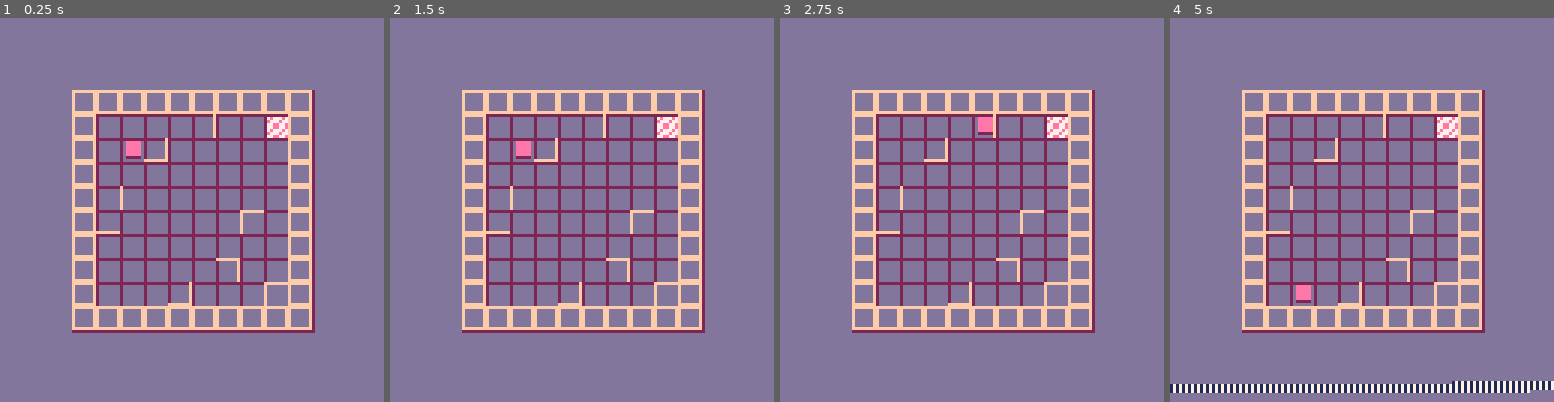
Above: before the commit, frames 1-4 (left to right).
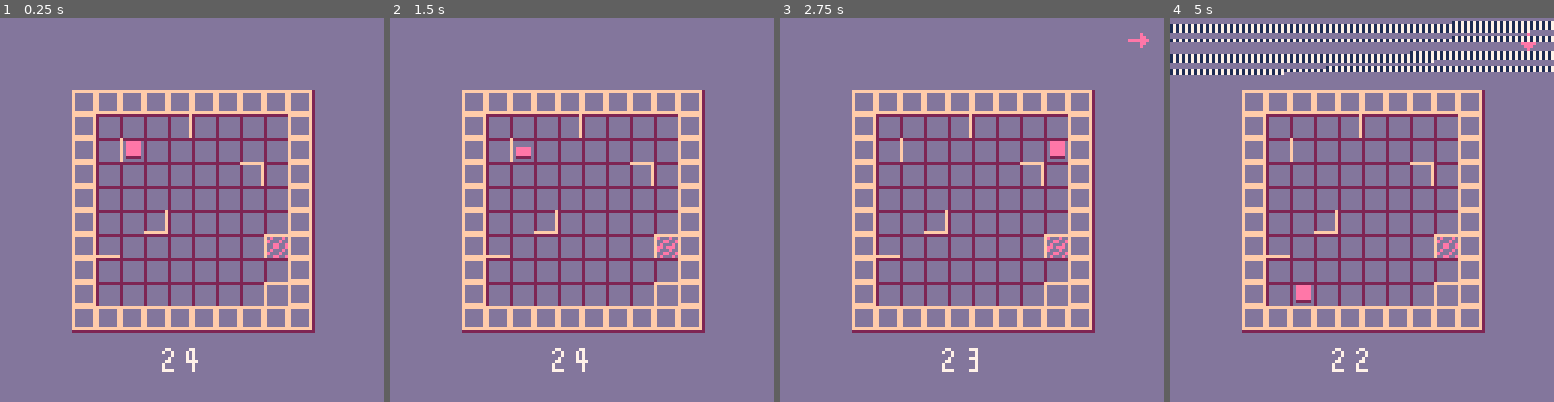
Above: after the commit, the same moments.

Repository: danslocombe/ld45
Game: PICO-8 cartridge robots.p8
Two runs of this game, one before a commit and one after it. Both use one fixed random seed, a clock stepped at 60 frames per second and the inputs below.
Inputs:
- Up to frame 1 (0.25 s): no input
- Up to frame 2 (1.5 s): tap X (X key) at 0.33, 1.07 s; tap O (Z key) at 0.7 s
- Up to frame 3 (2.75 s): hold Right 1.6-2.1 s; tap O (Z key) at 1.7, 2.1, 2.5 s; tap X (X key) at 1.85 s; hold Up 2.15-2.42 s; hold Right from 2.47 s (still down)
- Up to frame 4 (5 s): tap O (Z key) every 0.4 s from 2.9 to 4.9 s; tap X (X key) at 2.97, 4.08 s; release Right at 3.03 s; hold Left 3.08-3.58 s; hold Down 3.63-3.97 s; hold Right 4.02-4.68 s; hold Up from 4.73 s (still down)

The runs differ from the first frame. In frame 1, 1.5% of the frame differs, in the area x 25-75%, y 25-93%; in frame 2, 1.6%; in frame 3, 2.0%; in frame 4, 11%, in the area x 0-100%, y 0-98%.

Commit message:
Working game

Diff:
--- a/robots.p8
+++ b/robots.p8
@@ -25,25 +25,27 @@
 flags_border_bottom = 0x08
 flags_border_all = bor(flags_border_left, bor(flags_border_right, bor(flags_border_top, flags_border_bottom)))
 
-unlock_robot = 0
-unlock_tile = 1
+unlock_none = 0
+unlock_robot = 1
+unlock_tile = 2
 
 robot_cols = {
   14,
   12,
-  11,
+  9,
+  6,
 }
 
 unlock_pattern = {
   unlock_robot,
   unlock_tile,
+  --unlock_tile,
   unlock_robot,
-  unlock_tile,
-  unlock_tile,
+  --unlock_tile,
+  --unlock_tile,
   unlock_robot,
-  unlock_tile,
-  unlock_tile,
-  unlock_robot,
+  --unlock_tile,
+  --unlock_tile,
 }
 
 -- tile chars:
@@ -62,6 +64,42 @@
 .   3   1.
 ..........
 ]],
+[[
+..........
+.   r    .
+. 0      .
+.      2 .
+.        .
+.  3     .
+.b      1.
+.        .
+.       1.
+..........
+]],
+[[
+..........
+. r      .
+.    1   .
+. 2      .
+.      3 .
+.        .
+.        .
+.t  0    .
+.       1.
+..........
+]],
+[[
+..........
+. r      .
+.    2   .
+.        .
+. 0      .
+.        .
+.b    1  .
+.   3    .
+.       1.
+..........
+]],
 }
 
 function reset()
@@ -71,13 +109,12 @@
   cur_state = {
     t = 0,
     robots = {
-      create_robot(2, 2, 1, 14),
-      --create_robot(5, 5, 2, 12),
-      --create_robot(6, 8, 3, 11),
+      create_robot(2, 2, 1, robot_cols[1]),
     },
   }
 
   history = {}
+  actions = {}
 
   target_x = 1
   target_y = 1
@@ -90,11 +127,26 @@
   should_gotonext = false
   rewind_t = 0
   rewind_t_max = 6
+
+  draw_scale = 8
+  draw_xoffset = 3
+  draw_yoffset = 3
+  target_draw_scale = 8
+  target_draw_xoffset = 3
+  target_draw_yoffset = 3
+
+  bgsize_x = 10
+  bgsize_y = 10
+
+  turns_left_max = 24
+  turns_left = turns_left_max
+  turns_left_t_max = 240
+  turns_left_t = turns_left_t_max
 end
 
 function _init()
   reset()
-  load_tile(0, 0, tiles[1])
+  load_tile(0, 0, tiles[1 + flr(rnd(#tiles))])
   local target_robot = 1 -- + flr(rnd(3))
   generate_target(target_robot)
 
@@ -103,14 +155,8 @@
 end
 
 function _update60()
-  --if t % 4 == 0 then
-    --print_debug(stat(7))
-  --end
-
-  t += 1
-  if rewind_t > 0 then
-    rewind_t -= 1
-  end
+
+  tick_vars()
 
   for i,o in pairs(drawables) do
     o.tick(o)
@@ -159,6 +205,8 @@
     if #history > 0 then
       cur_state = history[#history]
       del(history, cur_state)
+      local action = actions[#actions]
+      del(actions, action)
       rewind_t = rewind_t_max
       sfx(4)
     end
@@ -170,10 +218,17 @@
     sfx(3)
   end
 
-  if ndir != none and rewind_t <= 0 then
+  local tt = turns_left - cur_state.t
+  if ndir != none and rewind_t <= 0 and tt > 0 then
     -- setup next move --
 
-    sfx(1)
+    -- alert on low numbers of moves left
+    if tt <= 5 then
+      sfx(6)
+    else
+      sfx(1)
+    end
+
     local old_state = cur_state
     cur_state = move_robot(ndir, selected_rid, cur_state)
 
@@ -210,6 +265,7 @@
 
     -- todo only add to history if states are different
     add(history, old_state)
+    add(actions, {rid = selected_rid, dir = ndir})
 
     -- check goal
     if new_robot.id == target_rid then
@@ -218,6 +274,36 @@
         -- delay next level until animation finishes
         should_gotonext = true
       end
+    end
+  end
+end
+
+function tick_vars()
+  t += 1
+
+  if rewind_t > 0 then
+    rewind_t -= 1
+  end
+
+  draw_scale = ease_epsilon(draw_scale, target_draw_scale, 10)
+  draw_xoffset = ease_epsilon(draw_xoffset, target_draw_xoffset, 10)
+  draw_yoffset = ease_epsilon(draw_yoffset, target_draw_yoffset, 10)
+
+  if turns_left_t > 0 then
+    turns_left_t -= 1
+  else
+    turns_left_t = turns_left_t_max
+    turns_left -= 1
+
+    local tt = turns_left - cur_state.t
+    if tt <= 0 then
+      _init()
+    elseif tt <= 5 then
+      sfx(6)
+    elseif turns_left < 10 then
+      sfx(5)
+    elseif turns_left < 16 then
+      sfx(7)
     end
   end
 end
@@ -227,14 +313,35 @@
   level += 1
   local unlock = unlock_pattern[level]
   if unlock == unlock_robot then
-      local rx = 2
-      local ry = 2
-      local rid = #cur_state.robots + 1
-      add(cur_state.robots, create_robot(rx, ry, rid, robot_cols[rid]))
+    local rx = flr(rnd(bgsize_x))
+    local ry = flr(rnd(bgsize_y))
+    local rid = #cur_state.robots + 1
+    while not place_free(rx, ry, cur_state) or enclosed_grid(rx, ry) do
+      rx = flr(rnd(bgsize_x))
+      ry = flr(rnd(bgsize_y))
+    end
+    add(cur_state.robots, create_robot(rx, ry, rid, robot_cols[rid]))
+  elseif unlock == unlock_tile then
+    load_tile(9, 0, tiles[1 + flr(rnd(#tiles))])
+    -- remove right side
+    for i,o in pairs(grid) do
+      if o.x == 9 and o.y > 0 and o.y < 9 then
+        del(grid, o)
+      end
+    end
+    target_draw_xoffset = 1
+    target_draw_yoffset = 4
+    bgsize_x = 19
+    target_draw_scale = 6
   end
   local target_robot = 1 + flr(rnd(#cur_state.robots))
   generate_target(target_robot)
   history = {}
+  actions = {}
+  cur_state.t = 0
+
+  turns_left = turns_left_max
+  turns_left_t = turns_left_t_max
 
   shake_t = shake_t_max
 end
@@ -249,6 +356,7 @@
 end
 
 function load_tile(xoffset, yoffset, tile)
+  print_debug("loading tile at " .. xoffset .. " " .. yoffset)
   local px = 0
   local py = 0
 
@@ -279,7 +387,9 @@
       end
 
       if (borders != flags_border_none) then
-        local cell = {x = x - 1, y = y - 1, borders = borders}
+        local xx = x + xoffset - 1
+        local yy = y + yoffset - 1
+        local cell = {x = xx, y = yy, borders = borders}
         add(grid, cell)
       end
     end
@@ -288,7 +398,7 @@
 
 function generate_target(target_robot)
   local state = cur_state
-  for i = 0,200 do
+  for i = 0,16 * #cur_state.robots + 2*level do
     local dir = 1 + flr(rnd(4))
     local id = 1 + flr(rnd(#cur_state.robots))
     state = move_robot(dir, id, state)
@@ -309,7 +419,17 @@
   return true
 end
 
-function should_stop(x, y, dir, state)
+function enclosed_grid(x, y)
+  for i,cell in pairs(grid) do
+    if cell.x == x and cell.y == y then
+      return band(cell.borders, flags_border_all) == flags_border_all
+    end
+  end
+
+  return false
+end
+
+function should_stop(x, y, dir)
   for i,cell in pairs(grid) do
     if cell.x == x and cell.y == y then
       if (dir == up and (band(cell.borders, flags_border_top) != 0))
@@ -354,7 +474,7 @@
   end
 
   local move_vec = vec_from_dir(dir)
-  while (not should_stop(new_robot.x, new_robot.y, dir, state))
+  while (not should_stop(new_robot.x, new_robot.y, dir))
     and (place_free(new_robot.x + move_vec.x, new_robot.y + move_vec.y, state)) do
     new_robot.x = new_robot.x + move_vec.x
     new_robot.y = new_robot.y + move_vec.y
@@ -383,9 +503,9 @@
 function _draw()
   cls(13)
 
-  local scale = 8
-  local x0 = 3
-  local y0 = 3
+  local scale = draw_scale
+  local x0 = draw_xoffset
+  local y0 = draw_yoffset
 
   if shake_t > 0 then
     shake_t -= 1
@@ -397,12 +517,17 @@
 
   draw_target(x0, y0, scale, cur_state)
 
-  local bgsize = 10
-  for i = 0,10 do
-    local bgcol = 2
-    line((x0 + i) * scale, y0 * scale, (x0 + i) * scale, (y0 + bgsize) * scale, bgcol)
-    line(x0 * scale, (y0 + i) * scale, (x0 + bgsize) * scale, (y0 + i) * scale, bgcol)
-  end
+  local bgcol = 2
+  --if (t % 64 < 32) then
+    --fillp(0b0101101001011010.1)
+  --end
+  for i = 0,bgsize_x do
+    line((x0 + i) * scale, y0 * scale, (x0 + i) * scale, (y0 + bgsize_y) * scale, bgcol)
+  end
+  for i = 0,bgsize_y do
+    line(x0 * scale, (y0 + i) * scale, (x0 + bgsize_x) * scale, (y0 + i) * scale, bgcol)
+  end
+  fillp()
 
   for i,cell in pairs(grid) do
     draw_cell(x0, y0, scale, cell)
@@ -414,6 +539,14 @@
     o.draw(o, x0, y0, scale)
   end
 
+  for i=1,#actions do
+    local action = actions[i]
+    local s = 15 + action.dir
+    pal(7, robot_cols[action.rid])
+    spr(s, 115, -4 +  8*i)
+    pal()
+  end
+
   if shake_t > 0 then
     dump_noise(shake_t / shake_t_max)
   end
@@ -421,6 +554,18 @@
   if rewind_t > 0 then
     dump_rewind_noise()
   end
+
+  --print(turns_left - cur_state.t, 60, 100, 7)
+  local xx = 60
+  local yy = 110
+  local n = turns_left - cur_state.t
+  while n >= 10 do
+    local displ = n % 10
+    spr(displ, xx, yy)
+    n = n / 10
+    xx -= 8
+  end
+  spr(n, xx, yy)
 end
 
 function draw_robots(xoffset, yoffset, scale, state)
@@ -438,7 +583,19 @@
     local y0 = (ry + yoffset + 0.25) * scale
     local x1 = (rx + xoffset + 0.75) * scale
     local y1 = (ry + yoffset + 0.75) * scale
+
+    if selected_rid == r.id then
+      local k = 2
+      local c = 0.5
+      if animating then
+        y0 += k + c
+      else
+        y0 += k * sqr(abs(sin(t / 300), 2)) + c
+      end
+    end
+
     rectfill(x0, y0 - 1, x1, y1, 2)
+
     if selected_rid != r.id then
       fillp(0b0101101001011010.1)
     end
@@ -463,8 +621,10 @@
     end
   end
 
-  fillp(0b0110110110110110.1)
-    rectfill(x0, y0, x1, y1, col)
+  local shift = 2 * (flr(t / 18) % 4)
+  local pat = 0b0110110110110110
+  fillp(flr(lshr(pat,shift)))
+    rectfill(x0, y0, x1, y1, bor(0xd0, col))
   fillp()
 end
 
@@ -526,7 +686,8 @@
 -- other --
 
 function create_select_anim(start_rid, end_rid)
-  -- just use cur_state
+  -- ok to use cur_state as we are just creating an animation
+  -- that doesnt effect state
 
   local start = get_robot(start_rid, cur_state)
 
@@ -644,8 +805,41 @@
   return nil
 end
 
-…(5 lines of a section not shown)…
+epsilon = 0.1
+function ease_epsilon(old, new, k)
+  if (abs(new - old) < epsilon) then
+    return new
+  end
+
+  return (old * (k - 1) + new) / k
+end
+
+function sqr(x)
+  return x * x
+end
+…(26 lines of a section not shown)…
Not shown, changed: 25 lines of the sprite sheet (__gfx__) section of robots.p8
Not shown, changed: the sound effects (__sfx__) section of robots.p8
